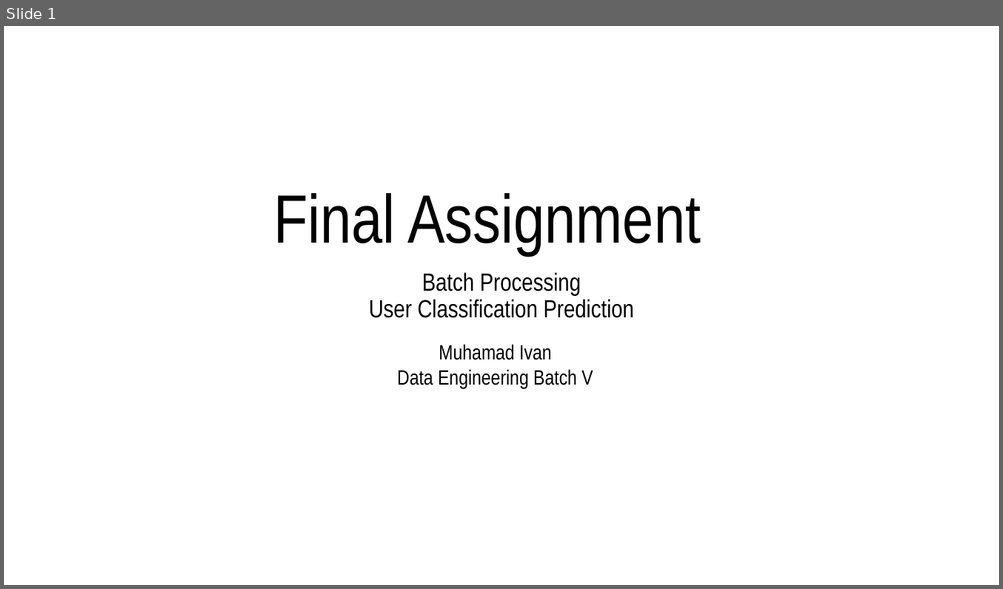
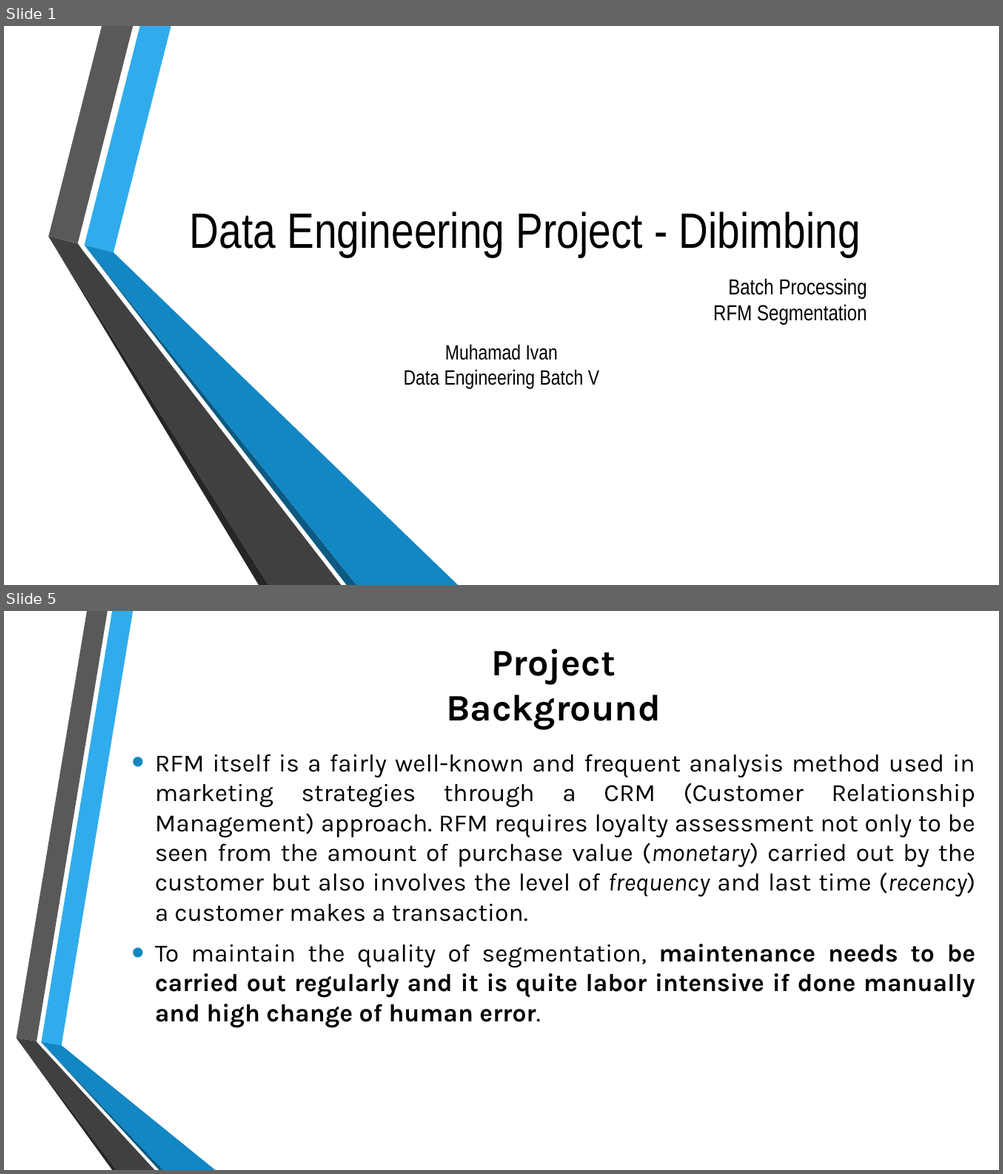
Before and after one commit to mivanivan/Final-Assignment---Batch-Processing, a slide deck: Final Assignment - Batch Processing - RFM Segmentation.pptx. Shown one above the other, each under a label of ours: slide 1 before the commit, slides 1 and 5 after it; the slides between them are not shown. The pictures are 1003x589 and 1003x1174 pixels, drawn with LibreOffice and Linux fonts; fonts in the diff are those of the drawing; background and template pictures are left out. Boxes give left, top, right and bottom in pixels: in the first picture for what was removed or moved away, otherwise in the second. Text is boxed around its words. In the diff, an @@ line names an element or a change of style, - is before the commit and + after.

```diff
--- a/Final Assignment - Batch Processing - RFM Segmentation.pptx
+++ b/Final Assignment - Batch Processing - RFM Segmentation.pptx
@@ slide 5 added at (x1=4, y1=611, x2=999, y2=1170), background picture (left out) @@
@@ title added at (x1=446, y1=649, x2=660, y2=729), 36 pt, text #000000, bold @@
+Project
+Background
@@ text added at (x1=155, y1=755, x2=976, y2=1028), 24 pt, text #000000 @@
+• RFM itself is a fairly well-known and frequent analysis method used in marketing strategies through a CRM (Customer Relationship Management) approach. RFM requires loyalty assessment not only to be seen from the amount of purchase value (monetary) carried out by the customer but also involves the level of frequency and last time (recency) a customer makes a transaction.
+• To maintain the quality of segmentation, maintenance needs to be carried out regularly and it is quite labor intensive if done manually and high change of human error.
@@ group added at (x1=16, y1=611, x2=215, y2=1170): 6 freeform shapes @@
@@ slide 1 changed as well @@
@@ title at (x1=190, y1=212, x2=860, y2=258): text changed; size 66 to 48 pt @@
-Final Assignment
+Data Engineering Project - Dibimbing
@@ group added at (x1=48, y1=26, x2=458, y2=585): 6 freeform shapes @@
@@ subtitle at (x1=713, y1=278, x2=867, y2=325): text changed; size 24 to 21 pt @@
-Batch Processing
-User Classification Prediction
+Batch Processing
+RFM Segmentation
@@ text "Muhamad Ivan" moved from (x1=397, y1=344, x2=592, y2=389) to (x1=404, y1=344, x2=599, y2=389) @@
```
Also in this commit, not shown: 11 other slides added, 3 slides removed, 40 other files.
